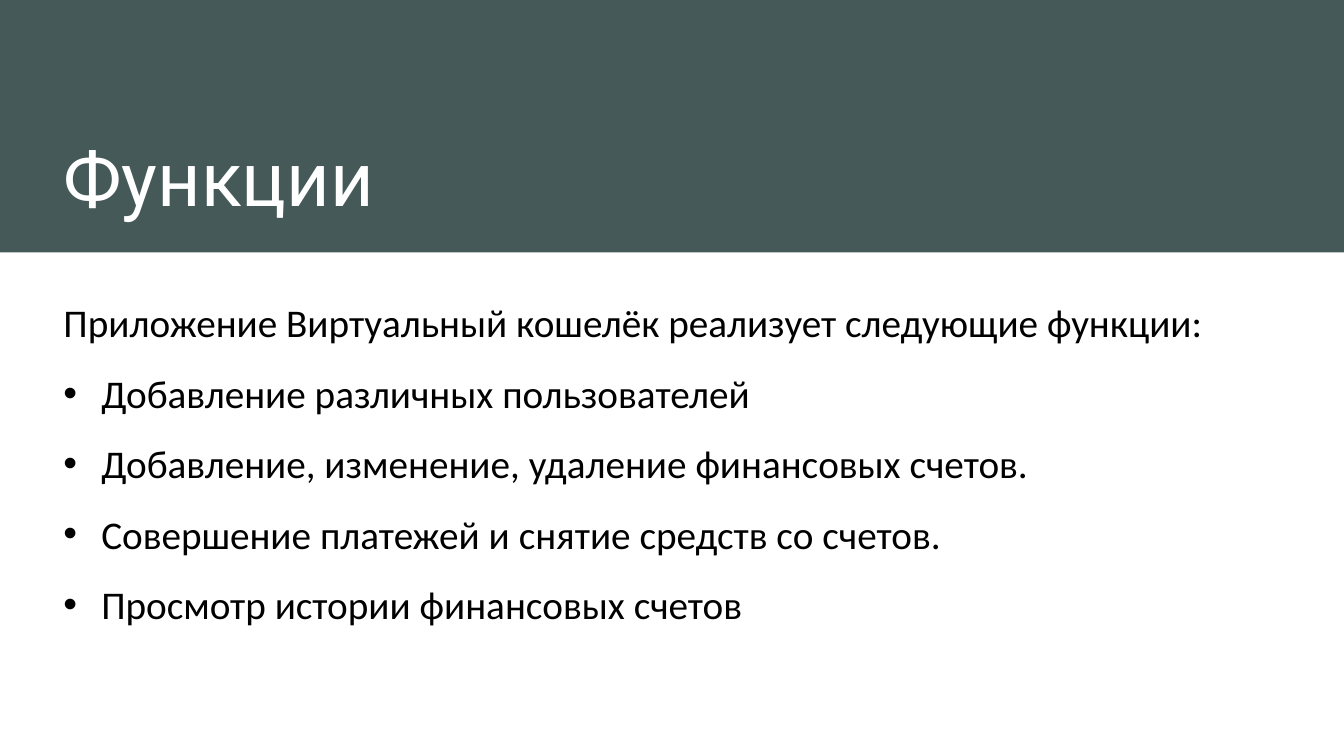
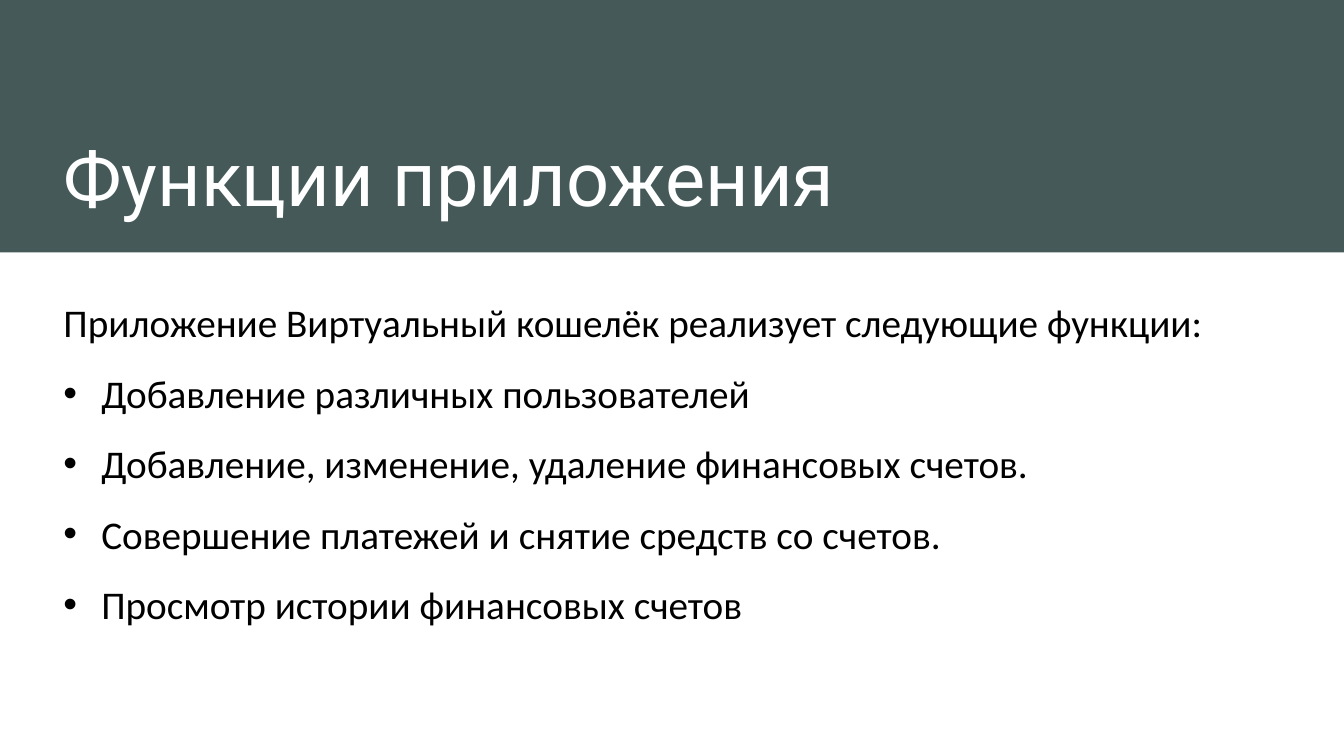
Before and after one commit to Ha4trueKa4/Qt_Project_VirtualWallet, a slide deck: slide 5 of Презентация.pptx. Drawn at 1344x756 pixels with LibreOffice and Linux fonts; fonts in the diff are those of the drawing. Boxes give left, top, right and bottom in pixels: in the first picture for what was removed or moved away, otherwise in the second. Text is boxed around its words. In the diff, an @@ line names an element or a change of style, - is before the commit and + after.

```diff
--- a/Презентация.pptx
+++ b/Презентация.pptx
@@ title at [63,150,834,222]: text changed @@
-Функции
+Функции приложения
```
Also in this commit, not shown: 3 other slides changed, 3 slides added, 12 other files.
